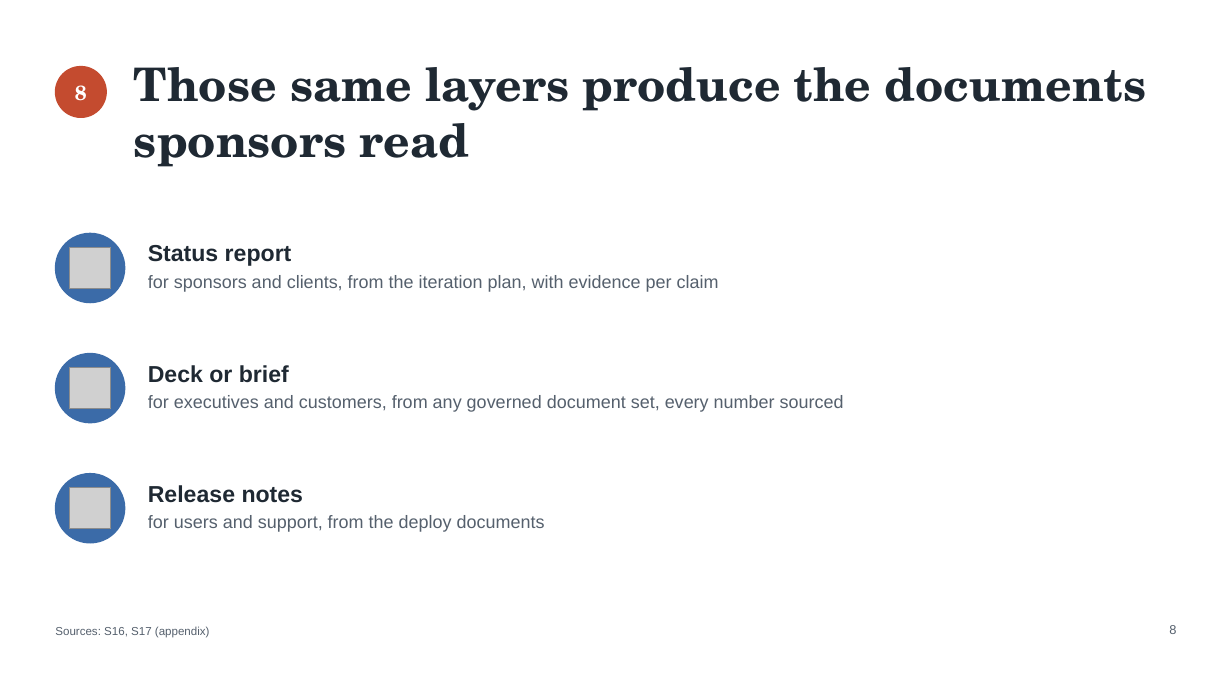
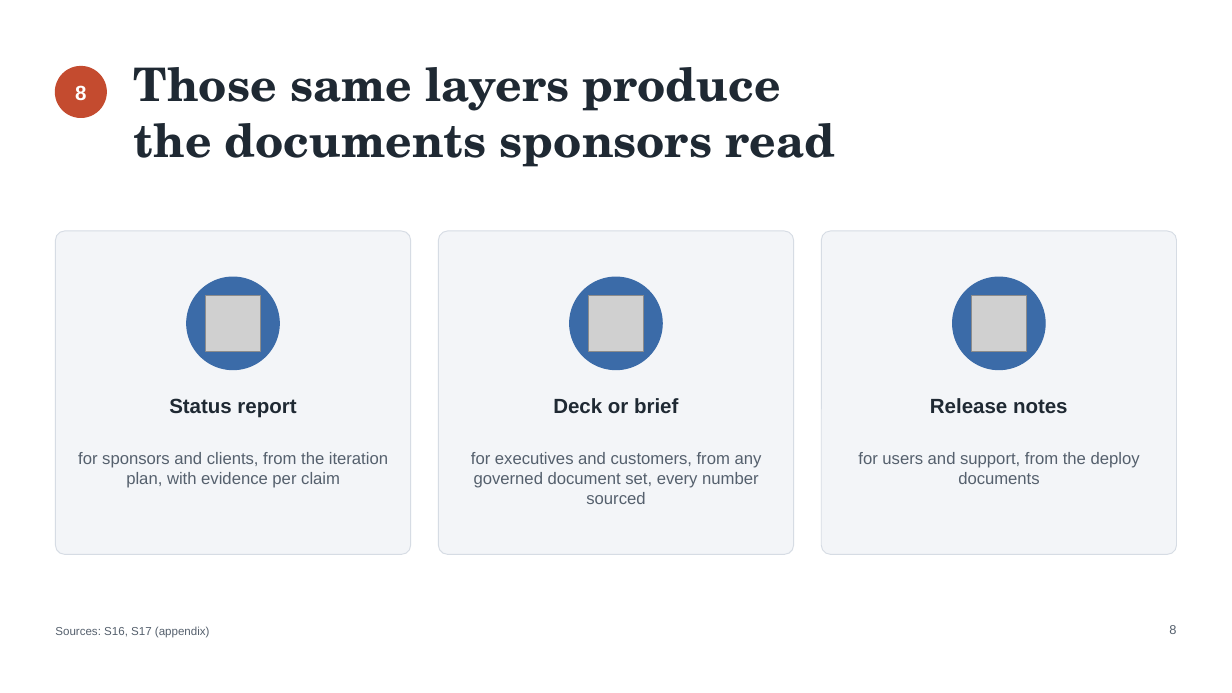
Before and after one commit to DocumentDrivenDX/helix, a slide deck: slide 8 of docs/helix/06-iterate/deliverables/assets/DEL-001-helix-evaluation-deck.pptx. Drawn at 1232x693 pixels with LibreOffice and Linux fonts; fonts in the diff are those of the drawing; grey boxes stand for pictures. Boxes give left, top, right and bottom in pixels: in the first picture for what was removed or moved away, otherwise in the second. Text is boxed around its words. In the diff, an @@ line names an element or a change of style, - is before the commit and + after.

```diff
--- a/docs/helix/06-iterate/deliverables/assets/DEL-001-helix-evaluation-deck.pptx
+++ b/docs/helix/06-iterate/deliverables/assets/DEL-001-helix-evaluation-deck.pptx
@@ text at (134, 67, 836, 167): text changed @@
-Those same layers produce the documents sponsors read
+Those same layers produce
+the documents sponsors read
@@ rounded rectangle added at (55, 231, 410, 555), fill #F3F5F8, outline #D6DCE4 0.75 pt @@
@@ rounded rectangle added at (438, 231, 793, 555), fill #F3F5F8, outline #D6DCE4 0.75 pt @@
@@ rounded rectangle added at (822, 231, 1177, 555), fill #F3F5F8, outline #D6DCE4 0.75 pt @@
@@ ellipse: place and size @@
-ellipse at (55, 233, 125, 302)
+ellipse at (187, 277, 279, 370)
@@ picture: place and size @@
-picture at (69, 247, 111, 288)
+picture at (205, 296, 261, 351)
@@ ellipse added at (570, 277, 663, 370), fill #3B6BA8, outline #3B6BA8 1 pt @@
@@ picture: place and size @@
-picture at (69, 368, 111, 409)
+picture at (589, 296, 644, 351)
@@ ellipse added at (953, 277, 1045, 370), fill #3B6BA8, outline #3B6BA8 1 pt @@
@@ picture added at (971, 296, 1027, 351) @@
@@ ellipse removed at (55, 354, 125, 423) @@
@@ text "Status report": place and size @@
-text "Status report" at (148, 245, 292, 266)
+text "Status report" at (169, 398, 296, 418)
@@ text "Deck or brief": place and size @@
-text "Deck or brief" at (148, 365, 289, 383)
+text "Deck or brief" at (553, 398, 678, 413)
@@ size 18 to 16 pt; alignment left to centre; vertical alignment bottom to top in 3 elements at (553, 398, 678, 413), (169, 398, 296, 418), (930, 398, 1068, 413) @@
@@ text "Release notes": place and size @@
-text "Release notes" at (148, 485, 304, 503)
+text "Release notes" at (930, 398, 1068, 413)
@@ size 14 to 13 pt; alignment left to centre in 3 elements at (471, 452, 762, 504), (858, 452, 1140, 484), (78, 452, 388, 488) @@
@@ text "for sponsors and clients, from ...": place and size @@
-text "for sponsors and clients, from ..." at (148, 275, 719, 292)
+text "for sponsors and clients, from ..." at (78, 452, 388, 488)
@@ text "for executives and customers, from ...": place and size @@
-text "for executives and customers, from ..." at (148, 395, 844, 412)
+text "for executives and customers, from ..." at (471, 452, 762, 504)
@@ text "for users and support, from ...": place and size @@
-text "for users and support, from ..." at (148, 515, 545, 532)
+text "for users and support, from ..." at (858, 452, 1140, 484)
@@ ellipse removed at (55, 473, 125, 543) @@
@@ picture removed at (69, 488, 111, 530) @@
```
Also in this commit, not shown: 13 other slides changed, 5 other files.
